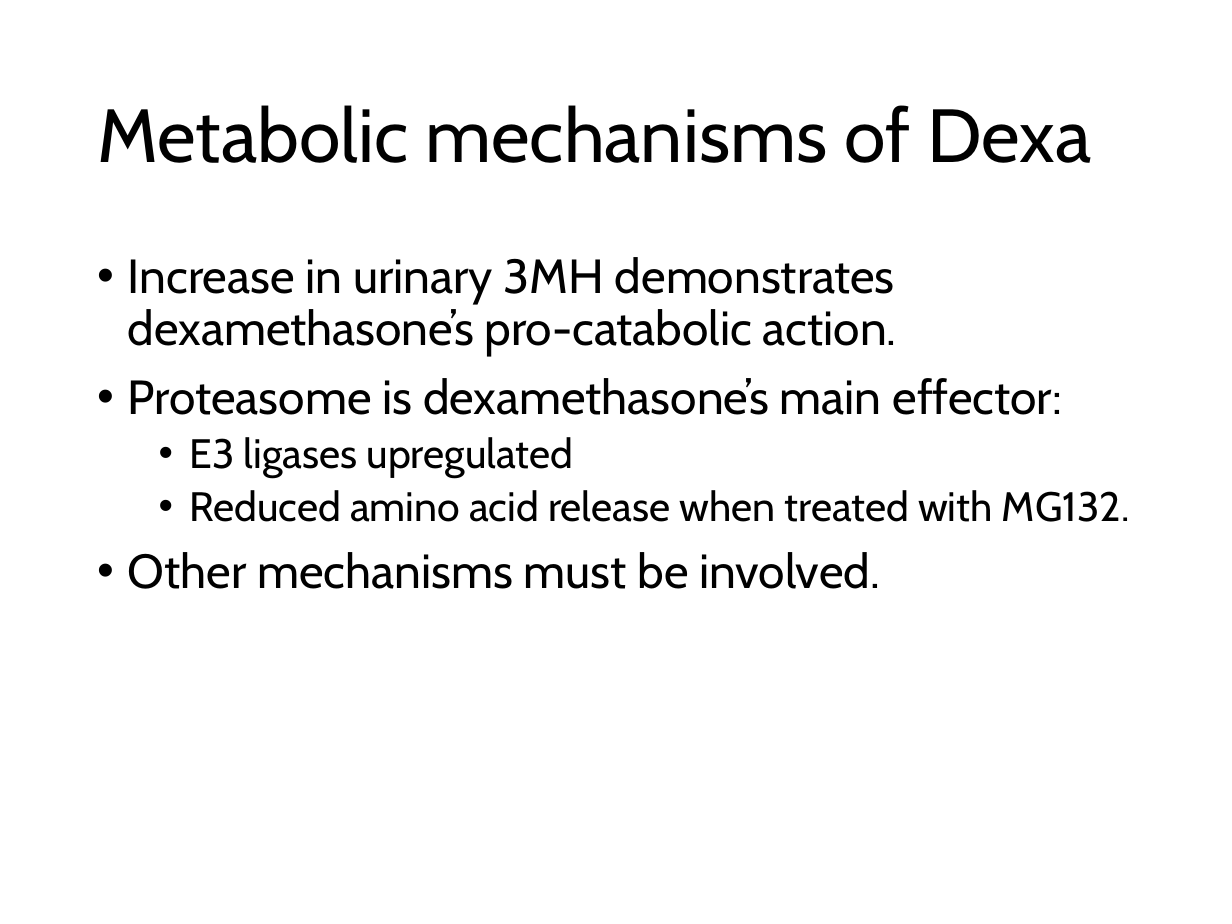
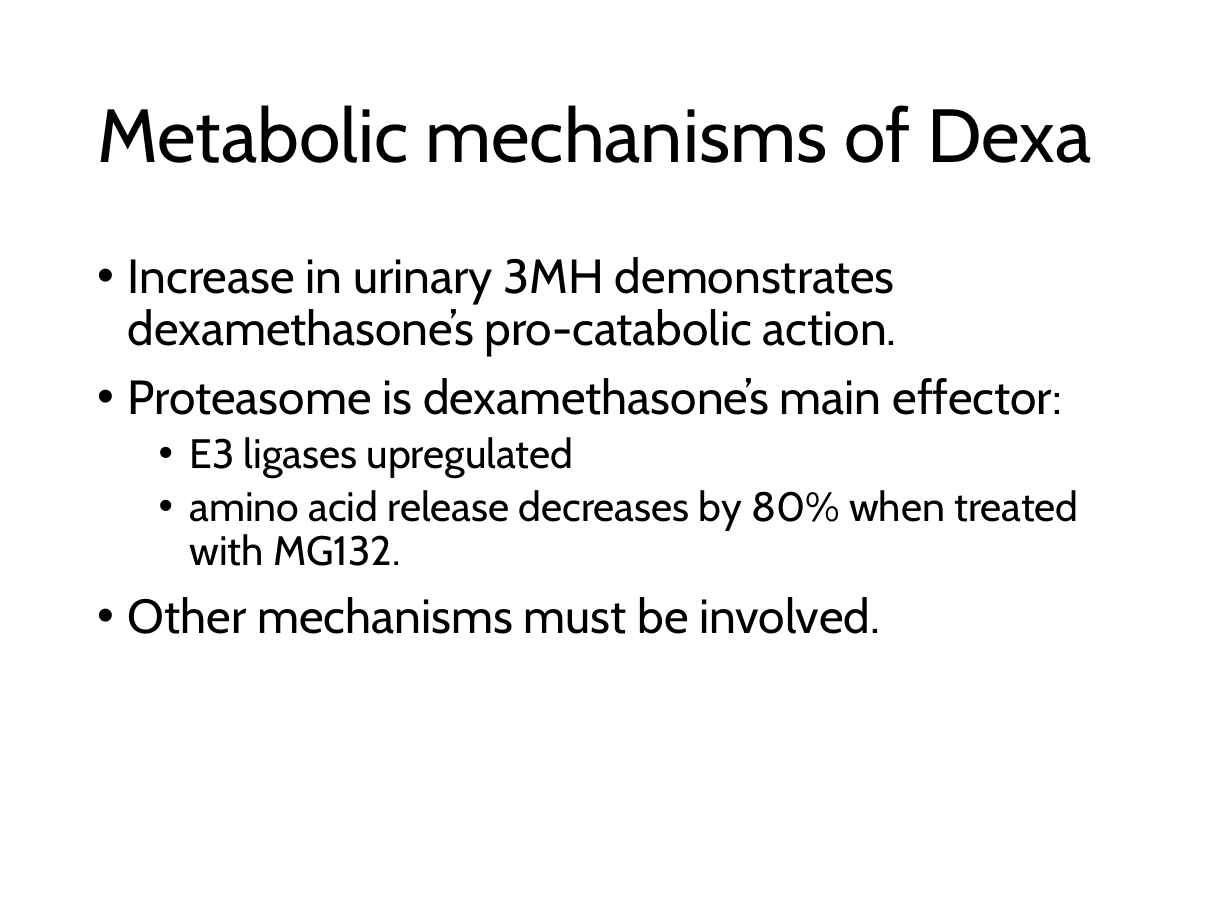
Before and after one commit to nvalexander/dissertation, a slide deck: slide 22 of defense.pptx. Drawn at 1232x924 pixels with LibreOffice and Linux fonts; fonts in the diff are those of the drawing. Boxes give left, top, right and bottom in pixels: in the first picture for what was removed or moved away, otherwise in the second. Text is boxed around its words. In the diff, an @@ line names an element or a change of style, - is before the commit and + after.

```diff
--- a/defense.pptx
+++ b/defense.pptx
@@ text at <box>189,490,1078,566</box>: text changed @@
-  • Reduced amino acid release when treated with MG132.
+  • amino acid release decreases by 80% when treated with MG132.
```
Also in this commit, not shown: 1 other slide changed.
